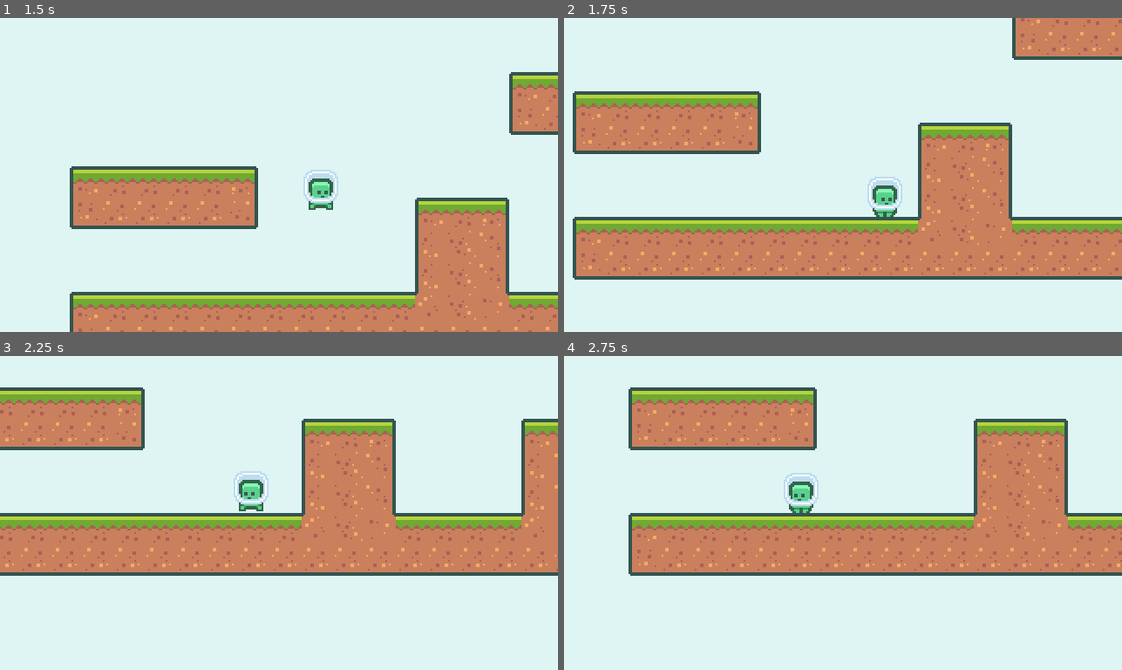
Above: before the commit, frames 1-4 (two rows, left to right).
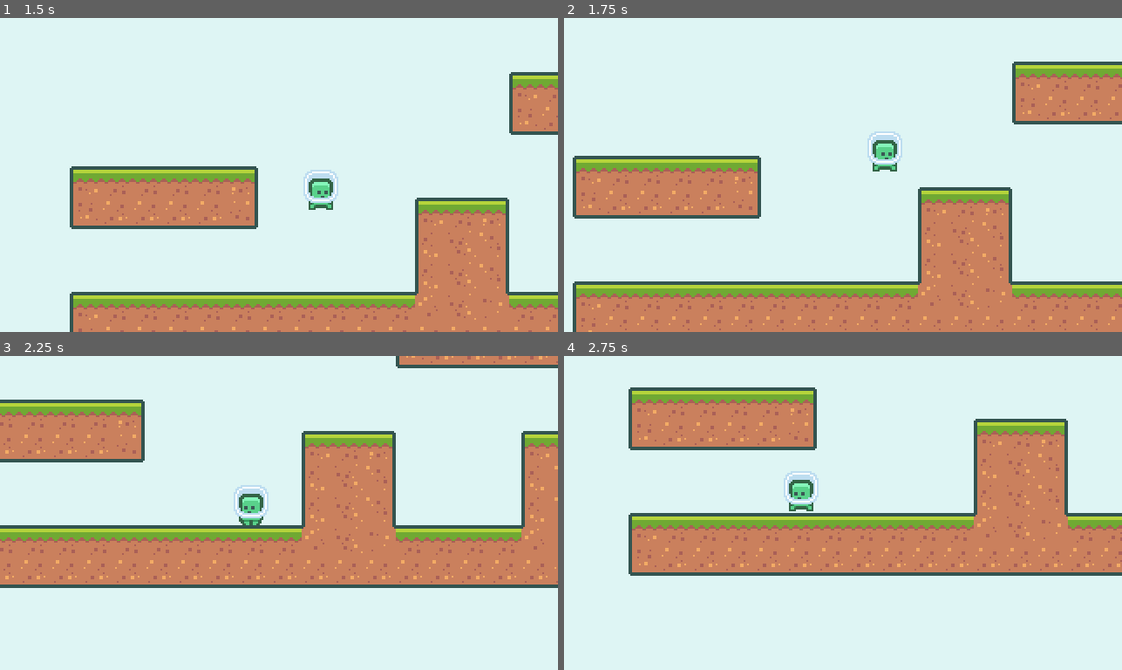
Above: after the commit, the same moments.

Repository: NaveenDotMe/-godot_2d_platformer_game
Game: Godot game, scene res://scenes/Main.tscn
Two runs of this game, one before a commit and one after it. Both use one fixed random seed, a clock stepped at 60 frames per second and the inputs below.
Inputs:
- Up to frame 1 (1.5 s): hold D (move_right) from 0.53 s (still down); tap Space (jump) at 0.77 s
- Up to frame 2 (1.75 s): keep holding D (move_right); tap Space (jump) at 1.52 s
- Up to frame 3 (2.25 s): release D (move_right) at 2.03 s; hold A (move_left) from 2.03 s (still down)
- Up to frame 4 (2.75 s): keep holding A (move_left)

Frame 1 is identical in both runs. In frame 2, 58% of the frame differs, in the area x 1-100%, y 0-100%; in frame 3, 22%; in frame 4, 0.4%.

Commit message:
Coyote Time

Diff:
--- a/scenes/Player.gd
+++ b/scenes/Player.gd
@@ -18,14 +18,19 @@
 
 	velocity.x = clamp(velocity.x, -maxHorizontalSpeed, maxHorizontalSpeed)
 
-	if(moveVector.y < 0 && is_on_floor()):
+	if(moveVector.y < 0 && (is_on_floor() || $CoyoteTimer.is_stopped())):
 		velocity.y = moveVector.y * jumpSpeed
 
 	if(velocity.y < 0 && ! Input.is_action_pressed("jump")):
 		velocity.y += gravity * jumpTerminationMultiplier * delta
 	else :
 		velocity.y += gravity * delta
+
+	var wasOnFloor = is_on_floor()
 	velocity = move_and_slide(velocity, Vector2.UP)
+
+	if(wasOnFloor && !is_on_floor()):
+		$CoyoteTimer.start()
 
 	update_animation()
 
--- a/scenes/Player.tscn
+++ b/scenes/Player.tscn
@@ -28,6 +28,10 @@
 [node name="Player" type="KinematicBody2D" groups=["player"]]
 script = ExtResource( 2 )
 
+[node name="CoyoteTimer" type="Timer" parent="."]
+wait_time = 0.1
+one_shot = true
+
 [node name="AnimatedSprite" type="AnimatedSprite" parent="."]
 frames = SubResource( 2 )
 animation = "idle"
